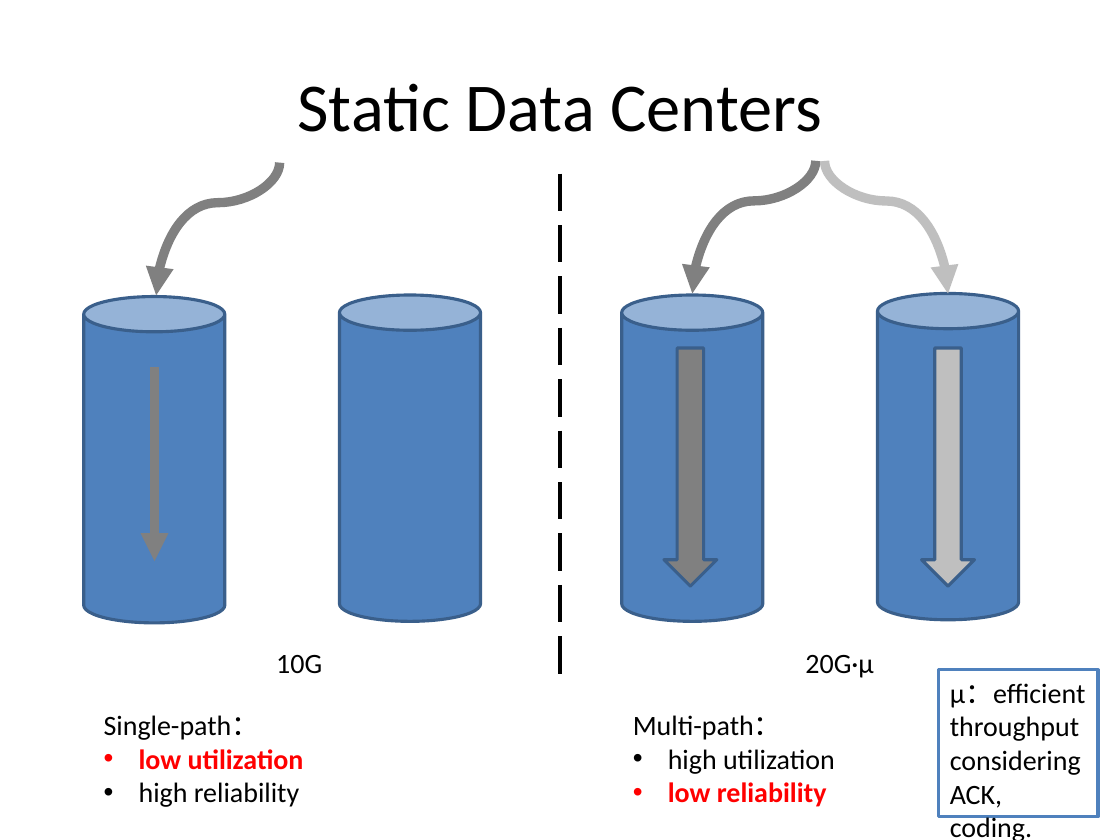
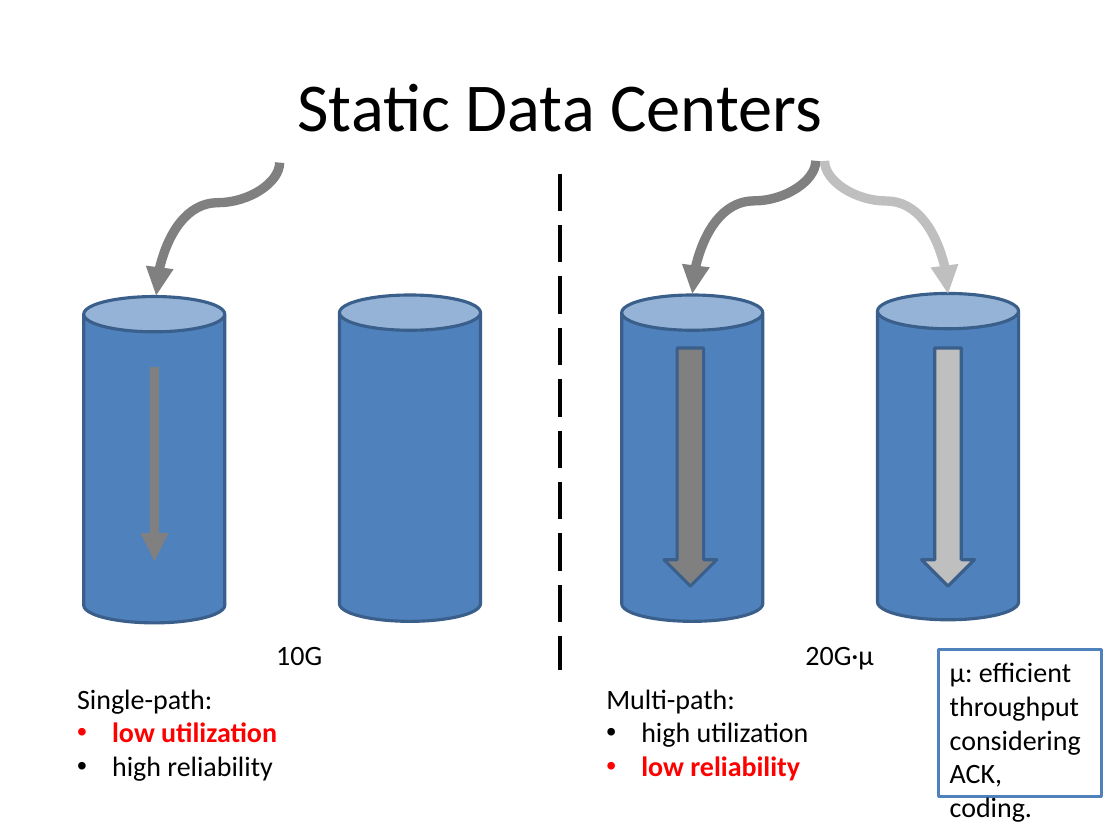
Before and after one commit to yongsen/data_center, a slide deck: slide 2 of Failures Handling for Multi-path TCP in Data Centers.pptx. Drawn at 1120x840 pixels with LibreOffice and Linux fonts; fonts in the diff are those of the drawing. Boxes give left, top, right and bottom in pixels: in the first picture for what was removed or moved away, otherwise in the second. Text is boxed around its words. In the diff, an @@ line names an element or a change of style, - is before the commit and + after.

Commit message:
failures handling for flexible data centers

```diff
--- a/Failures Handling for Multi-path TCP in Data Centers.pptx
+++ b/Failures Handling for Multi-path TCP in Data Centers.pptx
@@ line moved from (560, 174) - (560, 675) to (560, 174) - (560, 670) @@
@@ text "10G" moved from (x1=276, y1=655, x2=322, y2=674) to (x1=276, y1=647, x2=322, y2=666) @@
@@ text "20G·μ" moved from (x1=805, y1=655, x2=873, y2=678) to (x1=805, y1=647, x2=873, y2=670) @@
@@ rectangle "μ: efficient throughput" resized from (x1=939, y1=670, x2=1098, y2=816) to (x1=939, y1=650, x2=1102, y2=796) @@
@@ text "Single-path:" moved from (x1=104, y1=715, x2=304, y2=807) to (x1=77, y1=689, x2=277, y2=781) @@
@@ text at (x1=77, y1=689, x2=212, y2=714): text changed @@
-Single-path：
+Single-path:
@@ text "Multi-path:" moved from (x1=633, y1=715, x2=835, y2=807) to (x1=606, y1=689, x2=809, y2=781) @@
@@ text at (x1=606, y1=689, x2=735, y2=714): text changed @@
-Multi-path：
+Multi-path:
@@ text in rectangle at (x1=950, y1=662, x2=1079, y2=721): text changed @@
-μ：efficient throughput
+μ: efficient throughput
```
Also in this commit, not shown: 1 other slide changed, 2 slides added, 1 other file.
